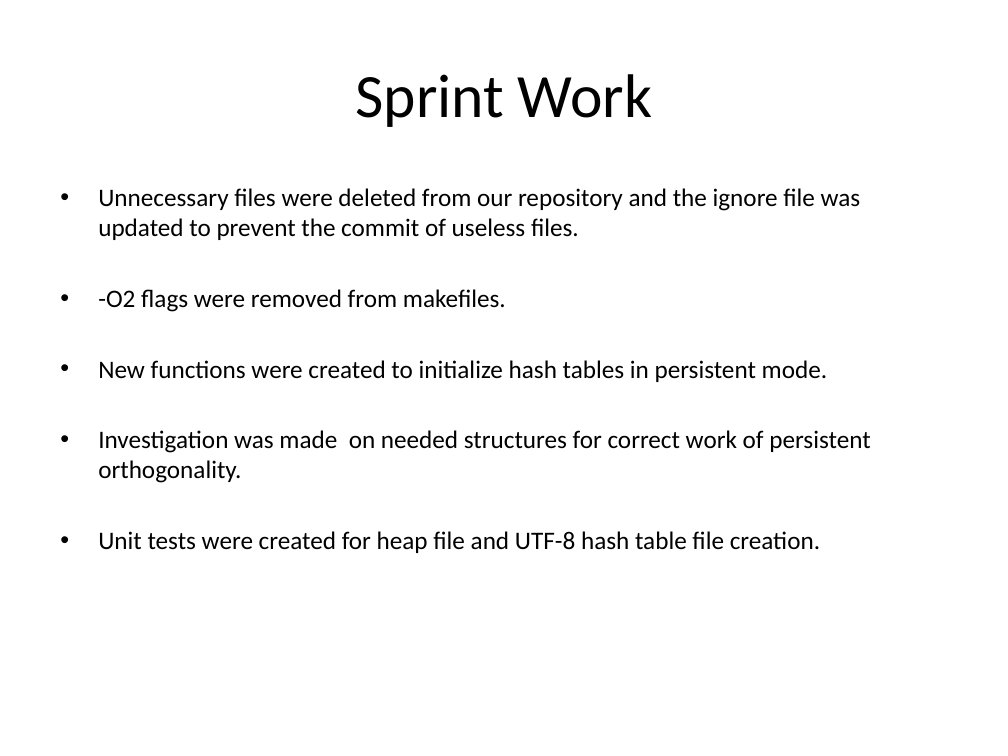
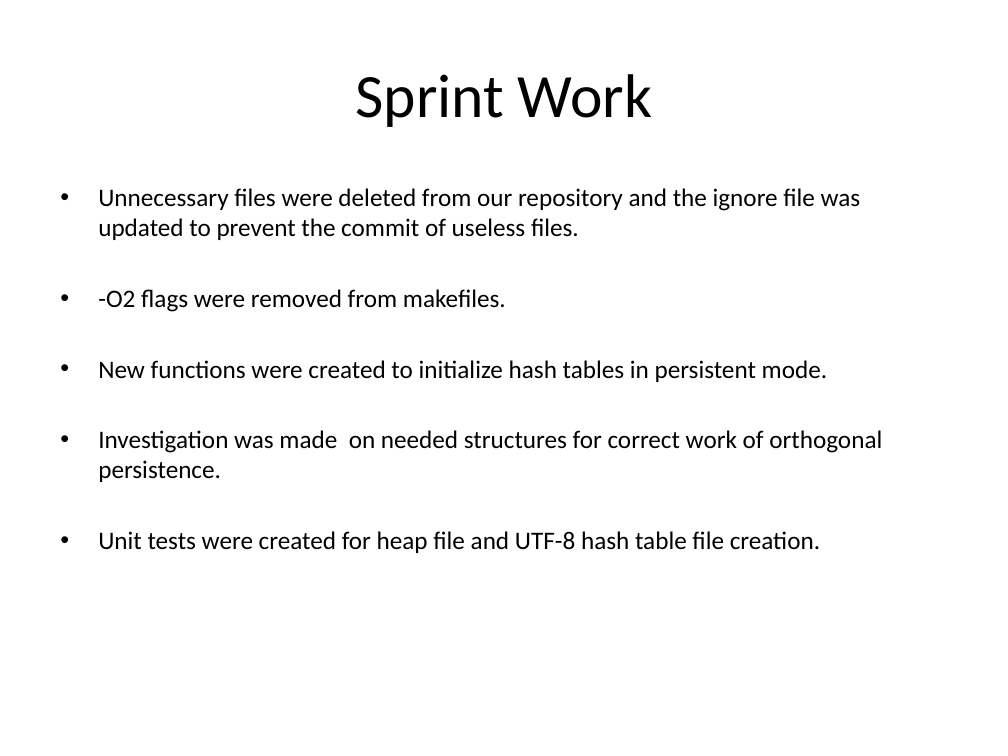
Before and after one commit to taciano-perez/JamVM-PH, a slide deck: slide 3 of Docs/PRESENTATION_SPRINT_1.pptx. Drawn at 1008x756 pixels with LibreOffice and Linux fonts; fonts in the diff are those of the drawing. Boxes give left, top, right and bottom in pixels: in the first picture for what was removed or moved away, otherwise in the second. Text is boxed around its words. In the diff, an @@ line names an element or a change of style, - is before the commit and + after.

Commit message:
Added documents from previous sprints

```diff
--- a/Docs/PRESENTATION_SPRINT_1.pptx
+++ b/Docs/PRESENTATION_SPRINT_1.pptx
@@ text at <box>98,430,882,482</box>: text changed @@
-• Investigation was made on needed structures for correct work of persistent orthogonality.
+• Investigation was made on needed structures for correct work of orthogonal persistence.
```
Also in this commit, not shown: 1 slide removed, 4 other files.
